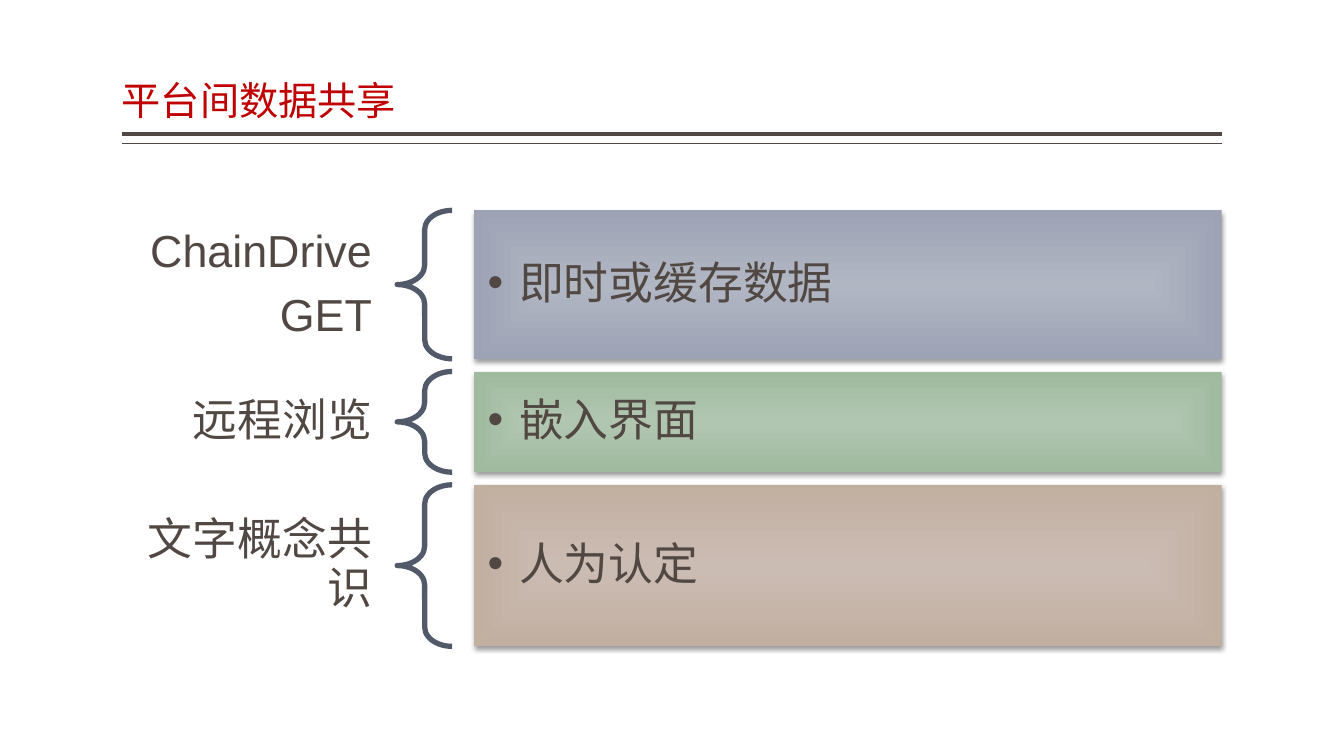
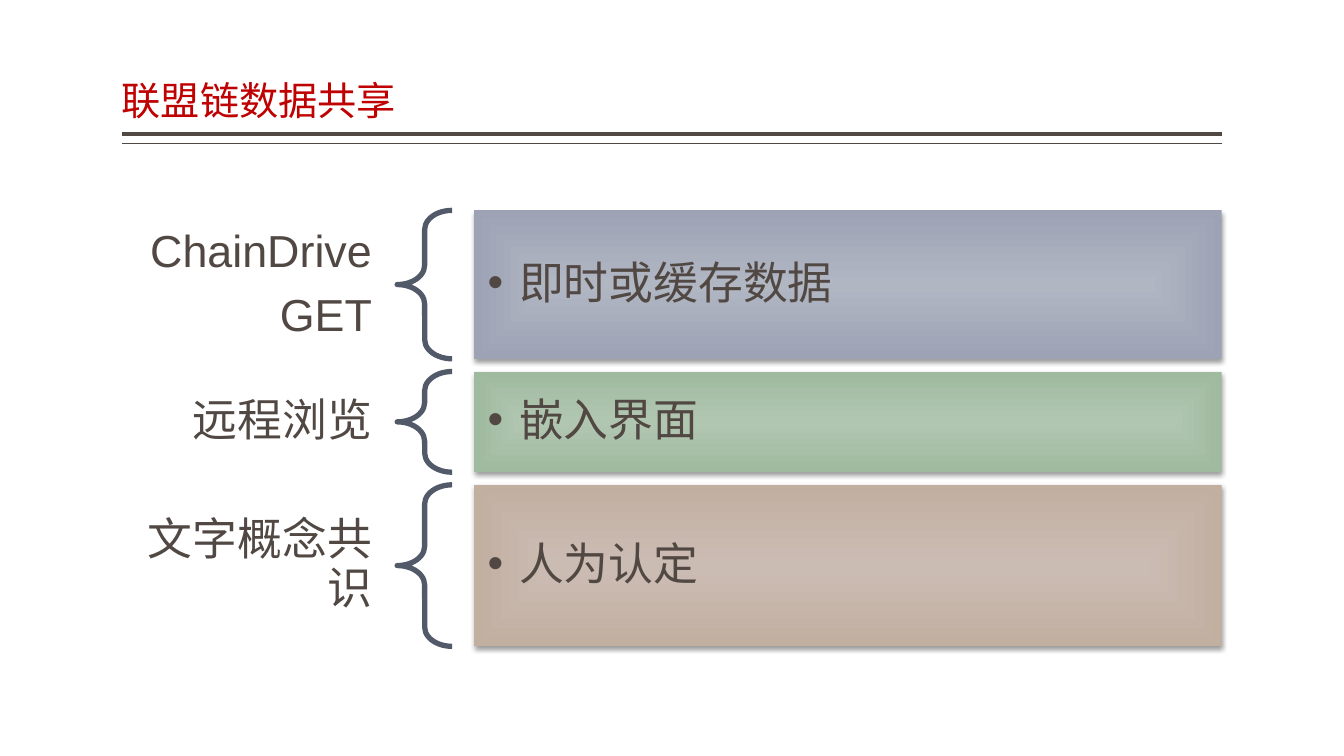
Before and after one commit to jzgi/chainsmart, a slide deck: slide 9 of Docs/品链应用参考设计.pptx (slide 8 before the commit). Drawn at 1344x756 pixels with LibreOffice and Linux fonts; fonts in the diff are those of the drawing. Boxes give left, top, right and bottom in pixels: in the first picture for what was removed or moved away, otherwise in the second. Text is boxed around its words. In the diff, an @@ line names an element or a change of style, - is before the commit and + after.

```diff
--- a/Docs/品链应用参考设计.pptx
+++ b/Docs/品链应用参考设计.pptx
@@ title at [122, 82, 396, 119]: text changed @@
-平台间数据共享
+联盟链数据共享
```
Also in this commit, not shown: 4 other slides changed, 1 slide added, 15 other files.
